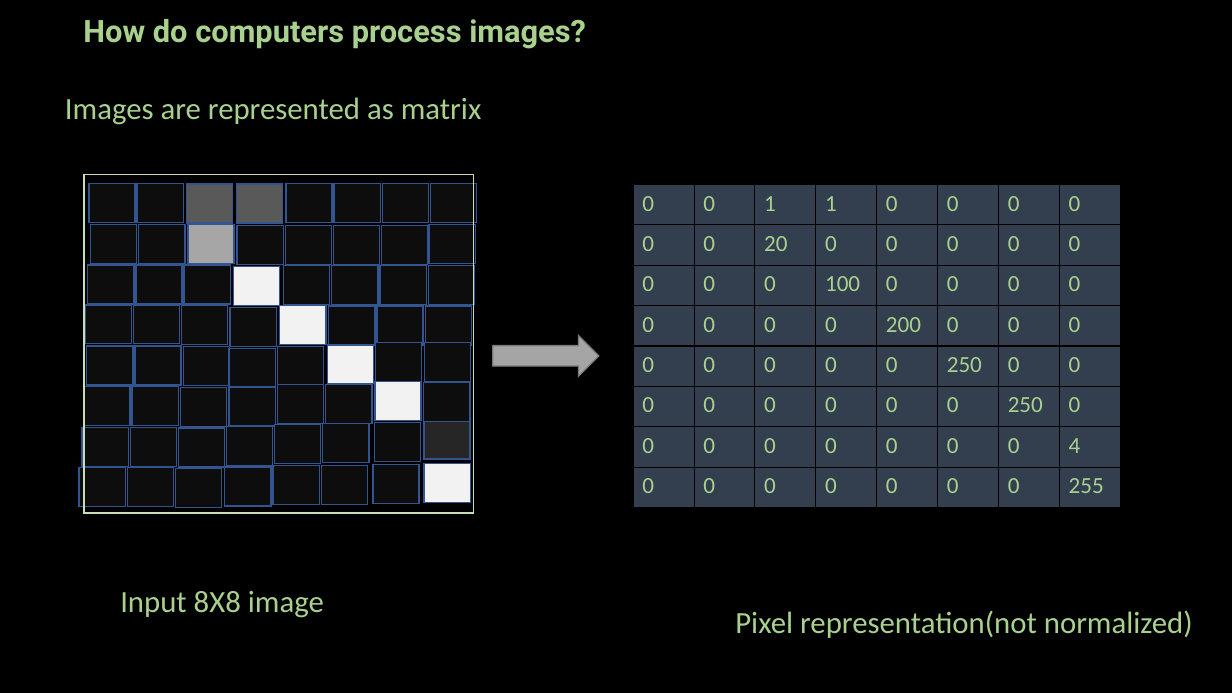
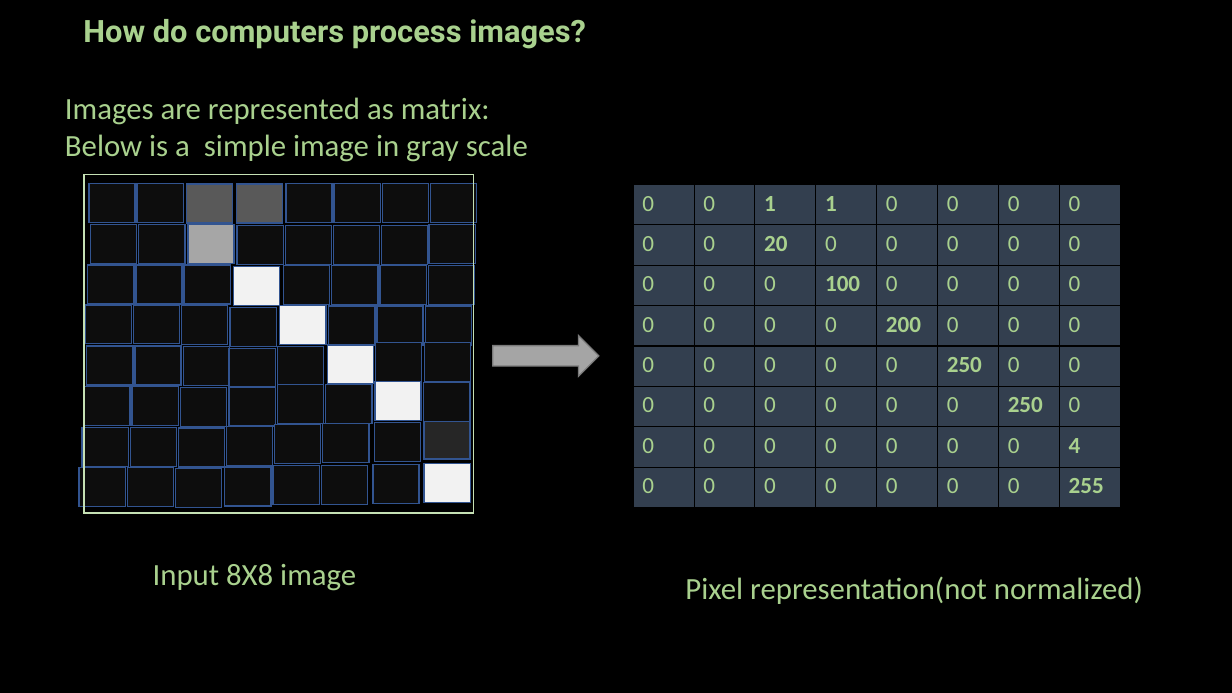
Before and after one commit to ash322ash422/youtube, a slide deck: slide 12 of deep_learning/2_CNN/CNN-1-Basics-of-image.pptx (slide 11 before the commit). Drawn at 1232x693 pixels with LibreOffice and Linux fonts; fonts in the diff are those of the drawing; background and template pictures are left out. Boxes give left, top, right and bottom in pixels: in the first picture for what was removed or moved away, otherwise in the second. Text is boxed around its words. In the diff, an @@ line names an element or a change of style, - is before the commit and + after.

```diff
--- a/deep_learning/2_CNN/CNN-1-Basics-of-image.pptx
+++ b/deep_learning/2_CNN/CNN-1-Basics-of-image.pptx
@@ text at bbox=[65, 97, 528, 162]: text changed @@
-Images are represented as matrix
+Images are represented as matrix:
+Below is a simple image in gray scale
@@ table at bbox=[633, 185, 1121, 508] @@
@@ bold on in "1", "1", "20", "100" and 5 more places @@
@@ text "Input 8X8 image": place and size @@
-text "Input 8X8 image" at bbox=[120, 591, 324, 618]
+text "Input 8X8 image" at bbox=[153, 564, 356, 591]
@@ text "Pixel representation(not normalized)": place and size @@
-text "Pixel representation(not normalized)" at bbox=[735, 610, 1193, 638]
+text "Pixel representation(not normalized)" at bbox=[685, 576, 1143, 604]
```
Also in this commit, not shown: 6 other slides changed, 2 slides added, 1 slide removed, 46 other files.
